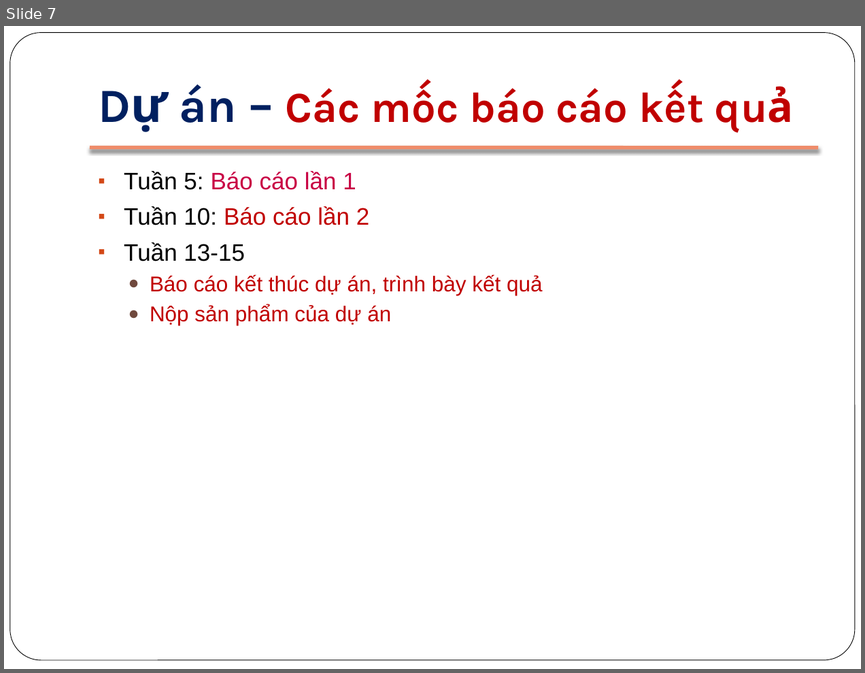
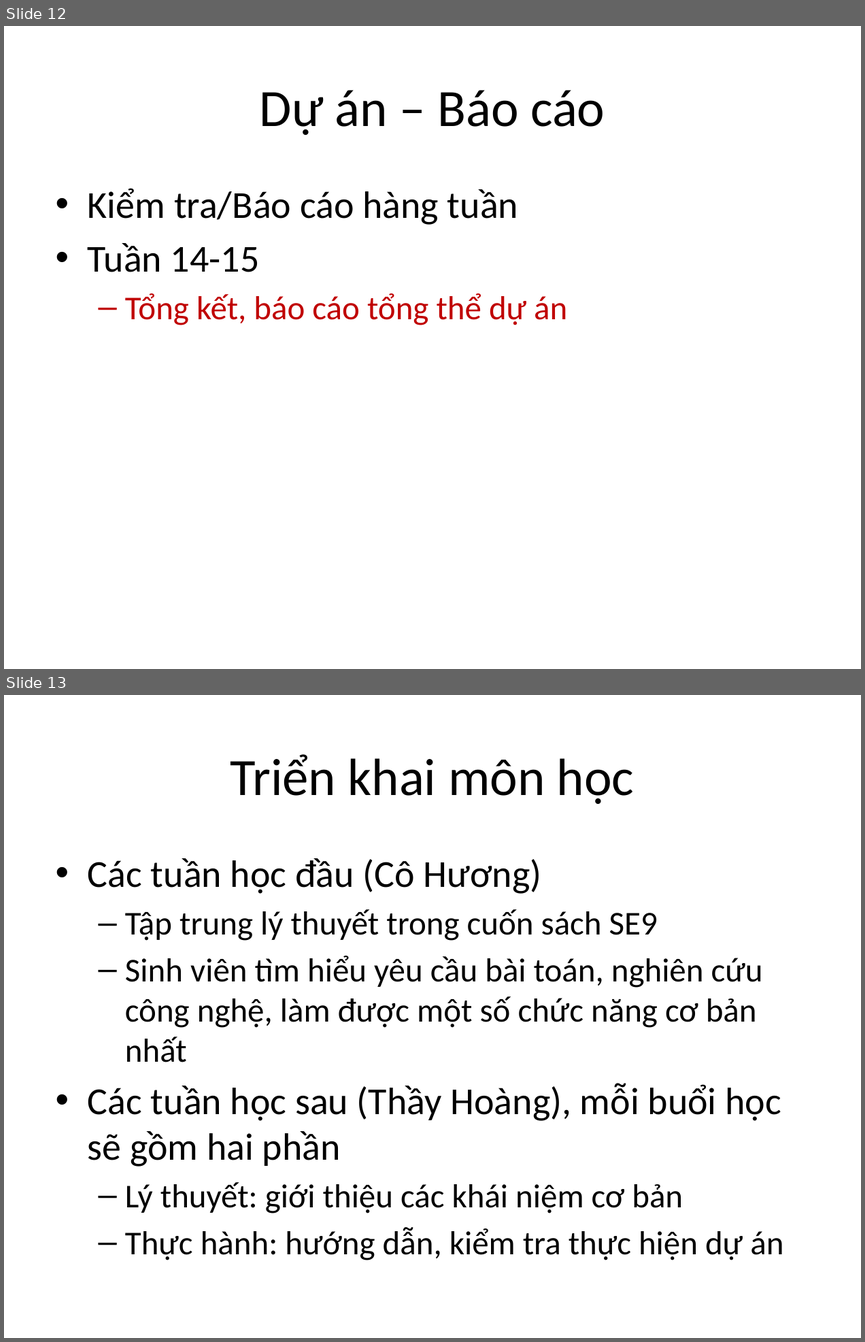
Before and after one commit to BachPhiLong/SE2013, a slide deck: 00-Course Info.pptx. Shown one above the other, each under a label of ours: slide 7 before the commit, slides 12 and 13 after it. The pictures are 865x673 and 865x1342 pixels, drawn with LibreOffice and Linux fonts; fonts in the diff are those of the drawing. Boxes give left, top, right and bottom in pixels: in the first picture for what was removed or moved away, otherwise in the second. Text is boxed around its words. In the diff, an @@ line names an element or a change of style, - is before the commit and + after.

```diff
--- a/00-Course Info.pptx
+++ b/00-Course Info.pptx
@@ slide 13 added at bbox=[4, 695, 861, 1338], background #FFFFFF @@
@@ title added at bbox=[230, 754, 634, 804], 44 pt, text #000000 @@
+Triển khai môn học
@@ text added at bbox=[88, 858, 783, 1260], 28 pt, text #000000 @@
+• Các tuần học đầu (Cô Hương)
+  – Tập trung lý thuyết trong cuốn sách SE9
+  – Sinh viên tìm hiểu yêu cầu bài toán, nghiên cứu công nghệ, làm được một số chức năng cơ bản nhất
+• Các tuần học sau (Thầy Hoàng), mỗi buổi học sẽ gồm hai phần
+  – Lý thuyết: giới thiệu các khái niệm cơ bản
+  – Thực hành: hướng dẫn, kiểm tra thực hiện dự án
@@ what was slide 7 is now slide 12 @@
@@ slide 12 changed as well @@
@@ rounded rectangle removed at bbox=[10, 33, 855, 660] @@
@@ title "Dự án – Báo cáo" at bbox=[260, 90, 604, 135]: vertical alignment bottom to middle @@
@@ title at bbox=[260, 90, 604, 135]: text changed; size 36 to 44 pt; font Karla to Calibri; text colour #C00000 to #000000; bold off @@
-Dự án – Các mốc báo cáo kết quả
+Dự án – Báo cáo
@@ line removed from (90, 148) to (818, 148) @@
@@ text at bbox=[88, 188, 567, 325]: text changed; size 18 to 32 pt; font Arial to Calibri; text colour #C00000 to #000000 @@
-▪ Tuần 5: Báo cáo lần 1
-▪ Tuần 10: Báo cáo lần 2
-▪ Tuần 13-15
-  ● Báo cáo kết thúc dự án, trình bày kết quả
-  ● Nộp sản phẩm của dự án
+• Kiểm tra/Báo cáo hàng tuần
+• Tuần 14-15
+  – Tổng kết, báo cáo tổng thể dự án
```
Also in this commit, not shown: 8 other slides changed, 5 other slides added, 3 slides removed.
